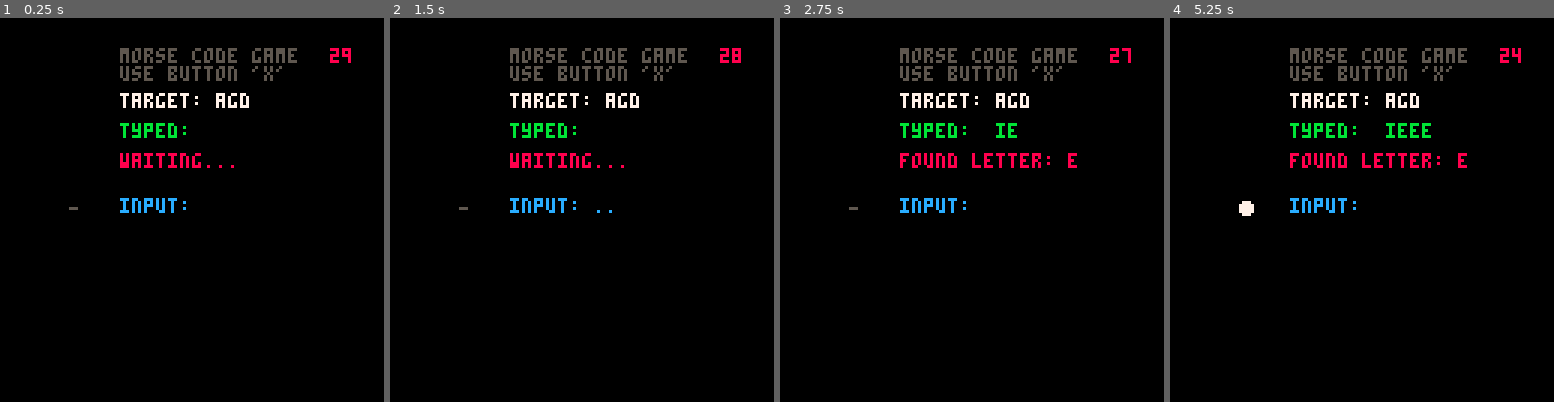
Above: before the commit, frames 1-4 (left to right).
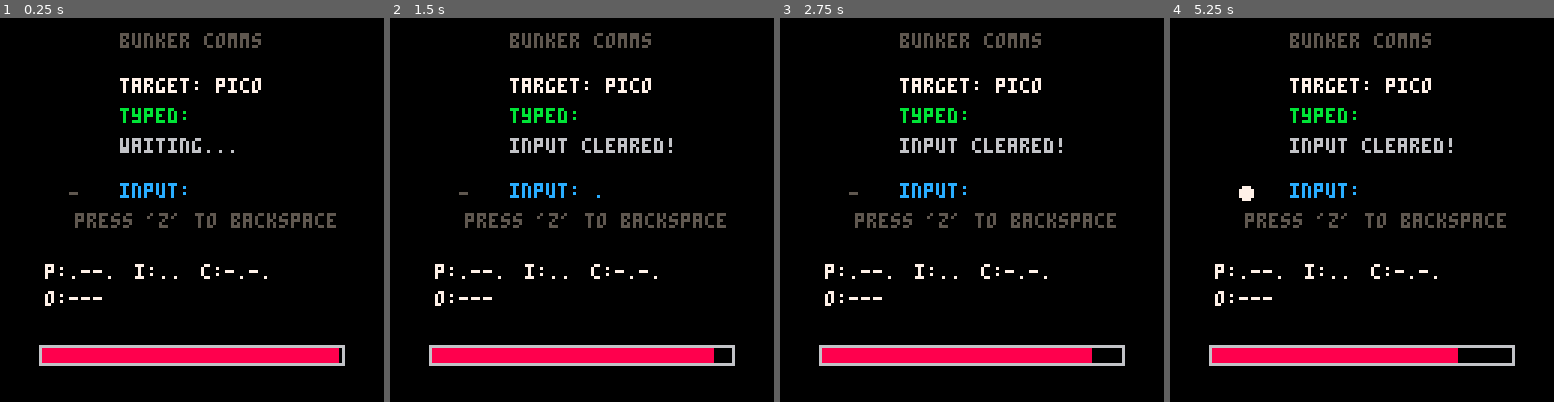
Above: after the commit, the same moments.

Repository: 1Glizda/Pico8-AGD-Y1
Game: PICO-8 cartridge bodo_agd_y1.p8
Same seed, same stepped clock (60 frames per second), same inputs: the game is played once before the commit and once after it.
Inputs:
- Up to frame 1 (0.25 s): no input
- Up to frame 2 (1.5 s): tap X (X key) at 0.33, 1.07 s; tap O (Z key) at 0.7 s
- Up to frame 3 (2.75 s): tap O (Z key) at 1.7, 2.1, 2.5 s; tap X (X key) at 1.85 s
- Up to frame 4 (5.25 s): tap O (Z key) every 0.4 s from 2.9 to 4.9 s; tap X (X key) at 2.97, 4.08, 5.2 s

The runs differ from the first frame. In frame 1, 11% of the frame differs, in the area x 10-92%, y 3-91%; in frame 2, 11%; in frame 3, 12%; in frame 4, 12%.

Commit message:
Full prototype

Diff:
--- a/bodo_agd_y1.p8
+++ b/bodo_agd_y1.p8
@@ -5,8 +5,10 @@
     hold_frames = 0
     gap_frames = 0
     time_left = 30
+    max_time = 30
     seq = ""
     won = false
+    played_dash_sfx = false -- flag to stop loop-playing the dash sound
 
     morse_codes = {
         [".-"]="a", ["-..."]="b", ["-.-."]="c", ["-.."]="d", ["."]="e",
@@ -16,67 +18,175 @@
         ["..-"]="u", ["...-"]="v", [".--"]="w", ["-..-"]="x", ["-.--"]="y", ["--.."]="z"
     }
 
-    --game manager
+    letters = {}
+    for code, ltr in pairs(morse_codes) do
+        letters[ltr] = code
+    end
+
     manager = {
-        target = "agd",
+        target = "pico",
         typed = "",
-        status = "waiting..."
-    }
-
-    printh("new game", "debug.txt", true)
+        message = "waiting..."
+    }
+
+    ui = {
+        draw = function(self)
+            local bar_w = 100
+            local current_w = (time_left / max_time) * bar_w
+            rect(13, 109, 14+bar_w, 115, 6)
+            rectfill(14, 110, 13+current_w, 114, 8)
+
+            -- print("cheat sheet:", 15, 72, 5)
+
+            local cx = 15
+            local cy = 82
+
+            for i=1, #manager.target do
+                local char = sub(manager.target, i, i)
+                local code = letters[char]
+                local col = (i <= #manager.typed) and 11 or 7
+
+                local txt = char..":"..code
+                local txt_w = #txt * 4
+
+                if cx + txt_w > 115 then
+                    cx = 15
+                    cy += 9
+                end
+
+                print(txt, cx, cy, col)
+                cx += txt_w + 6
+            end
+        end
+    }
+
+    fx = {
+        shake = 0,
+        particles = {},
+
+        spawn = function(self, px, py, color)
+            for i=1, 15 do
+                add(self.particles, {
+                    x = px, y = py,
+                    dx = rnd(2)-1, dy = rnd(2)-1,
+                    life = 10 + rnd(10),
+                    c = color
+                })
+            end
+        end,
+
+        update = function(self)
+            if self.shake > 0 then
+                self.shake *= 0.8
+                if self.shake < 0.5 then self.shake = 0 end
+            end
+
+            for p in all(self.particles) do
+                p.x += p.dx
+                p.y += p.dy
+                p.life -= 1
+                if p.life <= 0 then del(self.particles, p) end
+            end
+        end,
+
+        draw = function(self)
+            if self.shake > 0 then
+                camera(rnd(self.shake)-self.shake/2, rnd(self.shake)-self.shake/2)
+            else
+                camera(0,0)
+            end
+
+            for p in all(self.particles) do
+                pset(p.x, p.y, p.c)
+            end
+        end
+    }
 end
 
 function _update()
+    fx:update()
+
     if won then return end
 
-   --timer
     if time_left > 0 then
         time_left -= 1/30
-
         if time_left <= 0 then
             time_left = 0
-            manager.status = "gata!"
-            printh("time's up!", "debug.txt") -- only fires once now
-        end
-    end
-
-    --input handler
-    if btn(5) then
-        hold_frames += 1
-        gap_frames = 0
-    else
-
-        --check symbol
-        if hold_frames > 0 then
-            local sym = "."
-            if hold_frames > 6 then
-                sym = "-"
-            end
-            seq = seq .. sym --append
-            printh("symbol: " .. sym .. " | time: " .. flr(time_left) .. " | sequence: " .. seq, "debug.txt")
+            manager.message = "time out!"
+            fx.shake = 3
+            sfx(3)
+        end
+    end
+
+    if time_left > 0 then
+        if btnp(4) then
+            if seq != "" then
+                seq = ""
+                manager.message = "input cleared!"
+            elseif #manager.typed > 0 then
+                manager.typed = sub(manager.typed, 1, #manager.typed - 1)
+                manager.message = "backspaced!"
+                sfx(1)
+            end
             hold_frames = 0
-        end
-
-        --check if letter exists
-        if seq != "" then
-            gap_frames += 1
-            if gap_frames > 20 then -- ~0.6s
-                if morse_codes[seq] then
-                    manager.typed ..= morse_codes[seq]
-                    manager.status = "found letter: "..morse_codes[seq]
-                    printh("letter sequence: " .. manager.typed .. " | time: " .. flr(time_left) .. " | symbol sequence: " .. seq, "debug.txt")
-
-                    --check win condition
-                    if manager.typed == manager.target then
-                        manager.status = "you win!"
-                        won = true
-                        printh("win! time: " .. flr(time_left), "debug.txt")
+            gap_frames = 0
+        end
+
+        if btn(5) then
+            hold_frames += 1
+            gap_frames = 0
+
+            -- SOUND CHANGE: play dot immediately on the first frame of pressing
+            if hold_frames == 1 then
+                sfx(0) -- initial beep for dot
+            end
+
+            -- SOUND CHANGE: switch to dash sound the exact frame it registers as a line
+            if hold_frames > 6 and not played_dash_sfx then
+                sfx(1) -- switch to bap for dash
+                played_dash_sfx = true -- stop it from triggering every frame
+            end
+        else
+            if hold_frames > 0 then
+                local sym = "."
+                if hold_frames > 6 then
+                    sym = "-"
+                end
+
+                seq = seq .. sym
+                hold_frames = 0
+                played_dash_sfx = false -- reset tracker for next press
+            end
+
+            if seq != "" then
+                gap_frames += 1
+                if gap_frames > 20 then
+                    local letter = morse_codes[seq]
+                    if letter then
+                        manager.typed ..= letter
+                        manager.message = "found: "..letter
+                        fx:spawn(40 + (#manager.typed * 4), 35, 11)
+                        fx.shake = 2
+                        sfx(2)
+
+                        seq = ""
+
+                        if manager.typed == manager.target then
+                            won = true
+                            manager.message = "message sent!"
+                            fx.shake = 5
+                            fx:spawn(64, 64, 9)
+                            sfx(4)
+                        end
+                    else
+                        manager.message = "wrong code!"
+                        fx.shake = 3
+                        fx:spawn(64, 64, 8)
+                        sfx(3)
+                        seq = ""
                     end
-                else
-                    manager.status = "wrong code!"
+                    gap_frames = 0
                 end
-                seq = ""
-                gap_frames = 0
             end
         end
     end
@@ -84,36 +194,33 @@
 
 function _draw()
     cls(0)
-
-    print("morse code game", 40, 10, 5)
-    print("use button 'x'", 40, 16, 5)
-
-    local target_col = won and 11 or 7 -- green or white
-    print("target: "..manager.target, 40, 25, target_col)
-    print("typed:  "..manager.typed, 40, 35, 11) -- green
-
-    local won_msg = won and 11 or 8 -- green or red
-    print(manager.status, 40, 45, won_msg)
+    fx:draw()
+
+    print("bunker comms", 40, 5, 5)
+
+    local target_col = won and 11 or 7
+    print("target: "..manager.target, 40, 20, target_col)
+    print("typed:  "..manager.typed, 40, 30, 11)
+
+    local msg_col = won and 11 or 6
+    print(manager.message, 40, 40, msg_col)
 
     if not won then
-        print("input: "..seq, 40, 60, 12)
+        print("input: "..seq, 40, 55, 12)
+        print("press 'z' to backspace", 25, 65, 5)
 
         if hold_frames > 0 then
             if hold_frames > 6 then
-                --dash
-                rectfill(15, 62, 35, 64, 7)
+                rectfill(15, 57, 35, 59, 7)
             else
-                --dot
-                circfill(25, 63, 2, 7)
+                circfill(25, 58, 2, 7)
             end
         else
-            --nothing
-            print("-", 23, 61, 5)
-        end
-    end
-
-    --timer
-    print(flr(time_left), 110, 10, 8)
+            print("-", 23, 56, 5)
+        end
+    end
+
+    ui:draw()
 end
 __gfx__
 00000000000000000000000000000000000000000000000000000000000000000000000000000000000000000000000000000000000000000000000000000000
Not shown, changed: the music (__music__) section of bodo_agd_y1.p8
Not shown, changed: the sound effects (__sfx__) section of bodo_agd_y1.p8
